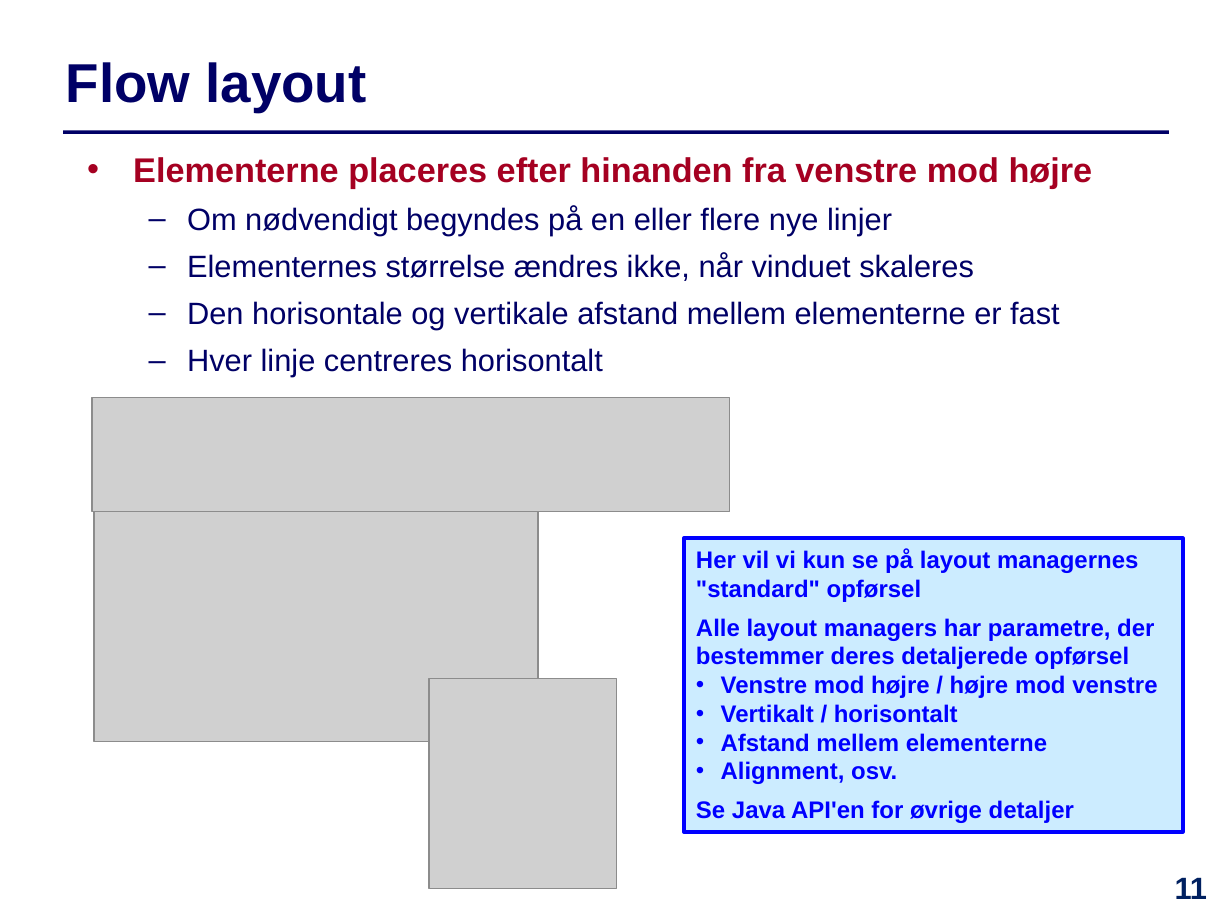
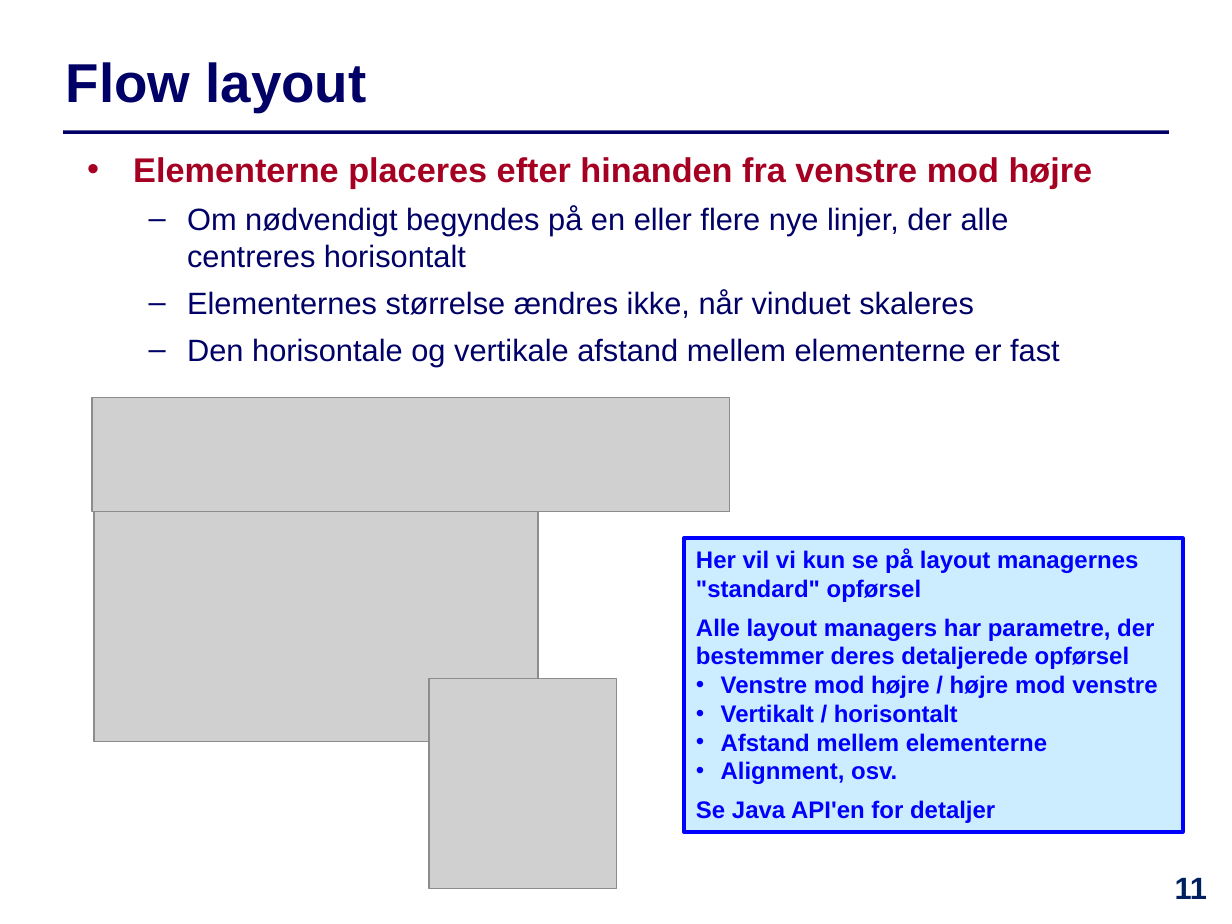
Before and after one commit to IntProgAU/Materiale, a slide deck: slide 11 of web/e22/uge_13/Slides-Uge13.pptx. Drawn at 1232x924 pixels with LibreOffice and Linux fonts; fonts in the diff are those of the drawing; grey boxes stand for pictures. Boxes give left, top, right and bottom in pixels: in the first picture for what was removed or moved away, otherwise in the second. Text is boxed around its words. In the diff, an @@ line names an element or a change of style, - is before the commit and + after.

```diff
--- a/web/e22/uge_13/Slides-Uge13.pptx
+++ b/web/e22/uge_13/Slides-Uge13.pptx
@@ text at (187,205,1009,268): text changed @@
-  – Om nødvendigt begyndes på en eller flere nye linjer
+  – Om nødvendigt begyndes på en eller flere nye linjer, der alle centreres horisontalt
@@ text at (187,348,603,377): paragraph removed @@
-  – Hver linje centreres horisontalt
@@ text in rectangle at (696,800,995,823): text changed @@
-Se Java API'en for øvrige detaljer
+Se Java API'en for detaljer
```
Also in this commit, not shown: 14 other slides changed, 2 slides removed, 3 other files.
